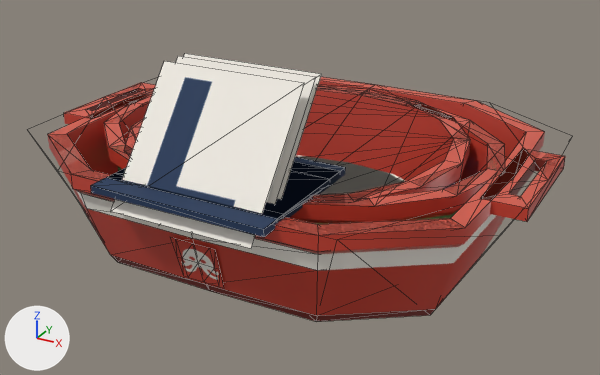
One commit to the glTF model godot/assets/models/items/box/box.glb: the scene before it, then after it.
Camera for both pictures: a 50 mm lens placed at (0.379, -0.683, 0.381), pointed at (0.014, -0.02, 0.05). The axes (+X, +Y, +Z) are drawn at lower left. The lights are the same throughout. The picture after the commit comes second. Mesh edges are drawn as thin lines. Where no turn or scale is listed for an object, it has been applied to the vertices.

Names of what the first picture shows: 'SizeLetter_large', 'SizeLetter_medium', 'SizeLetter_small', 'SizeRim_large', 'SizeRim_medium', 'SizeRim_small', 'box_large', 'box_medium', 'box_small', 'hull_large', 'hull_medium', 'hull_small'.
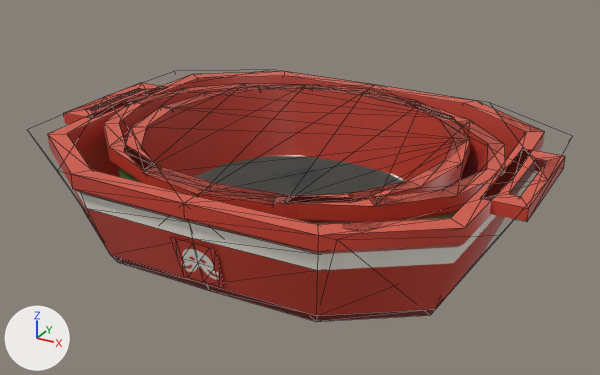
What differs and where, as boxes (x1, y1, x2, y2) in the pictures (600 x 375 px):
'SizeLetter_large', deleted
    before: (111, 61, 304, 248)
'SizeRim_large', deleted (blue)
    before: (91, 168, 330, 237)
'SizeLetter_small', deleted
    before: (176, 56, 316, 204)
'SizeLetter_medium', deleted
    before: (184, 53, 322, 200)
'SizeRim_small', deleted
    before: (107, 161, 341, 223)
'SizeRim_medium', deleted
    before: (119, 157, 346, 214)

The change, as a diff of the scene's bpy script:
```diff
--- a/godot/assets/models/items/box/box.glb.py
+++ b/godot/assets/models/items/box/box.glb.py
@@ ob_sizeletter_large @@
-ob_sizeletter_large = bpy.data.objects.new('SizeLetter_large', me_plane_002)
-ob_sizeletter_large.location = (0.0, -0.157, 0.134)
@@ ob_sizerim_large @@
-ob_sizerim_large = bpy.data.objects.new('SizeRim_large', me_cube_002)
-ob_sizerim_large.location = (0.0, -0.15, 0.098)
@@ ob_sizeletter_medium @@
-ob_sizeletter_medium = bpy.data.objects.new('SizeLetter_medium', me_plane_001)
-ob_sizeletter_medium.location = (0.0, -0.127, 0.134)
@@ ob_sizerim_medium @@
-ob_sizerim_medium = bpy.data.objects.new('SizeRim_medium', me_cube_001)
-ob_sizerim_medium.location = (0.0, -0.12, 0.098)
@@ ob_sizeletter_small @@
-ob_sizeletter_small = bpy.data.objects.new('SizeLetter_small', me_plane)
-ob_sizeletter_small.location = (0.0, -0.137, 0.134)
@@ ob_sizerim_small @@
-ob_sizerim_small = bpy.data.objects.new('SizeRim_small', me_cube)
-ob_sizerim_small.location = (0.0, -0.13, 0.098)
```
